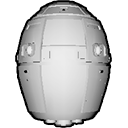
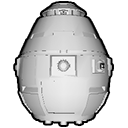
Two versions of the same layered image (128px x 128px). Layer-by-layer changes:
painted on "Overlord" over [15, 2, 112, 126]
